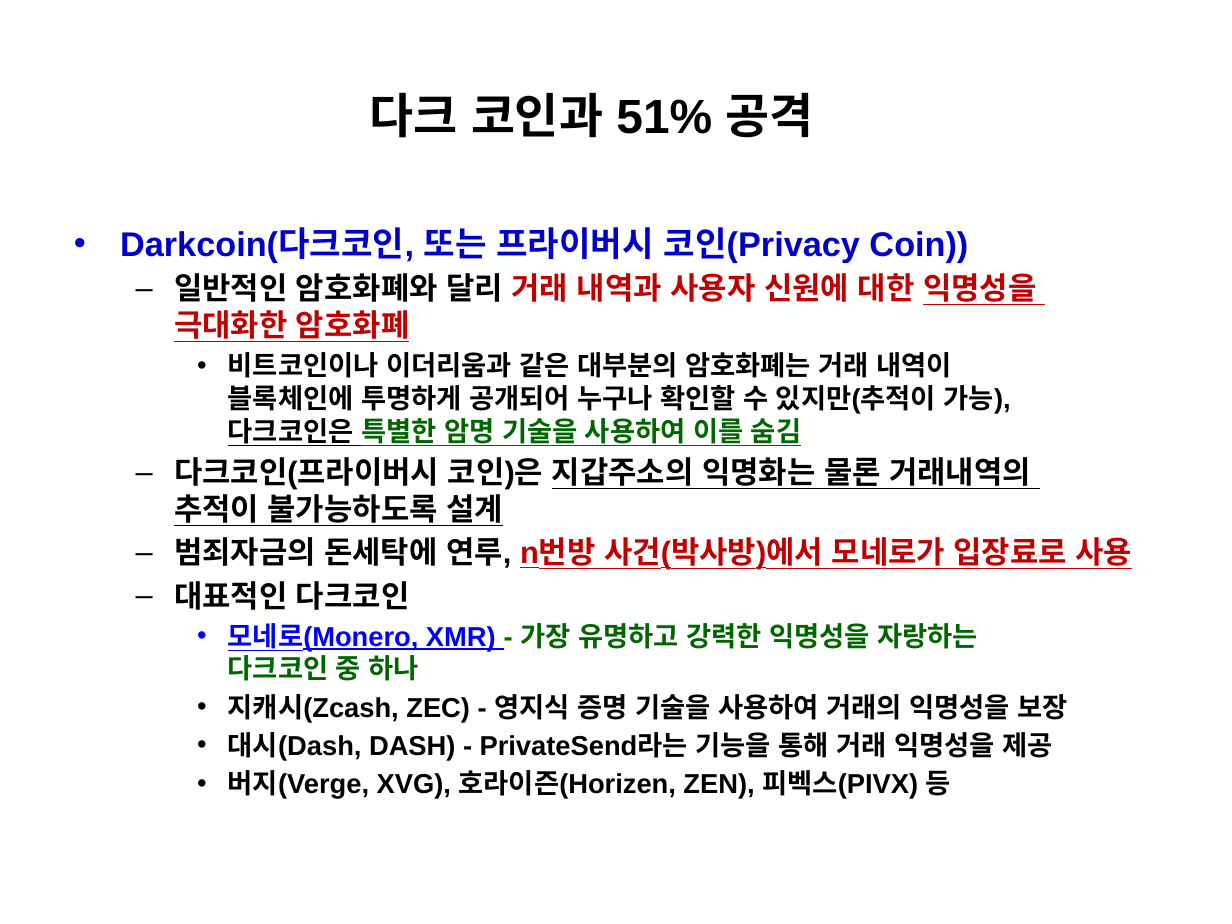
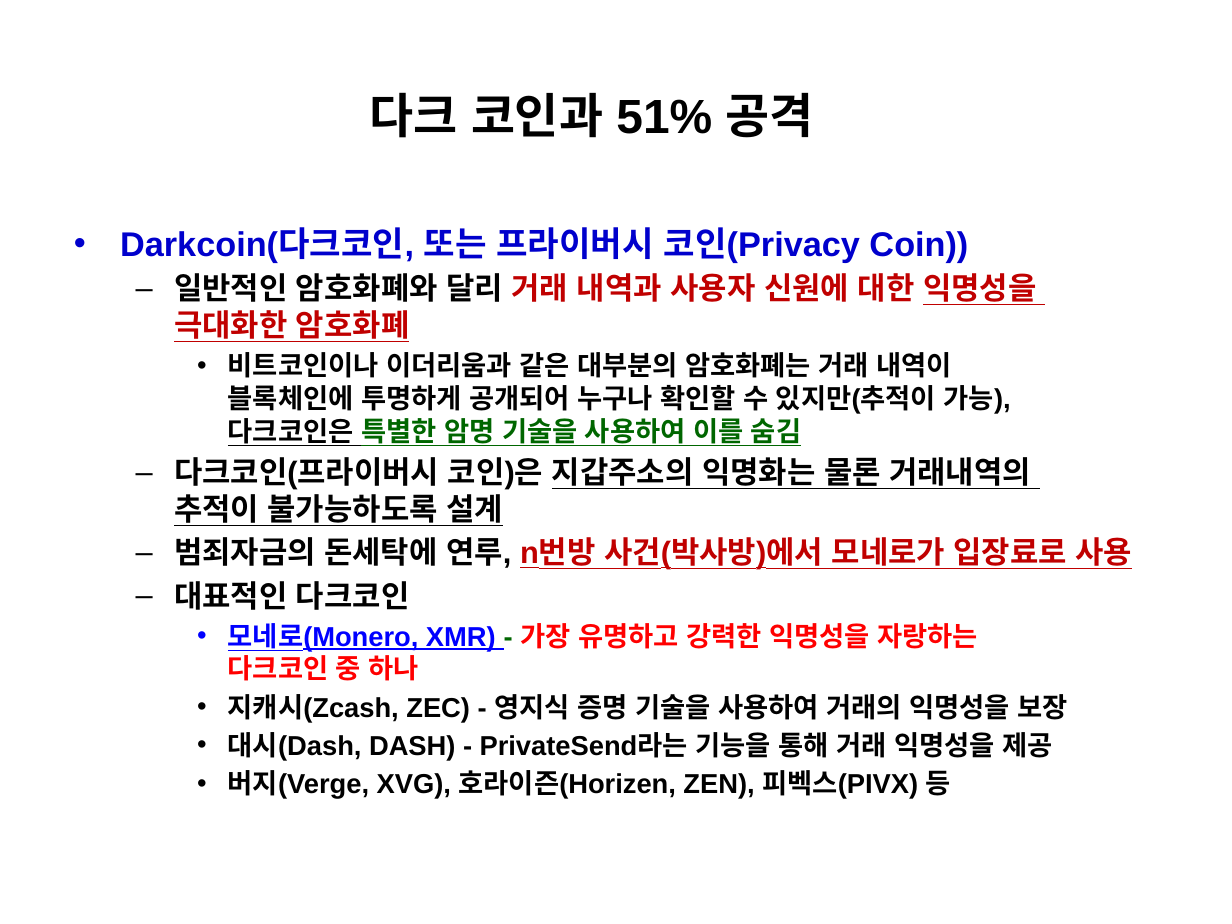
Before and after one commit to park-1927/course, a slide deck: slide 4 of 블록체인/2025-8-다크 코인과 51% 공격.pptx. Drawn at 1232x924 pixels with LibreOffice and Linux fonts; fonts in the diff are those of the drawing. Boxes give left, top, right and bottom in pixels: in the first picture for what was removed or moved away, otherwise in the second. Text is boxed around its words. In the diff, an @@ line names an element or a change of style, - is before the commit and + after.

```diff
--- a/블록체인/2025-8-다크 코인과 51% 공격.pptx
+++ b/블록체인/2025-8-다크 코인과 51% 공격.pptx
@@ text at <box>228,623,978,681</box>: text colour #006600 to #FF0000 in "가장 유명하고 강력한 익명성을 자랑하는 다크코인 중 ..." @@
```
Also in this commit, not shown: 3 other slides changed, 2 slides added, 1 other file.
